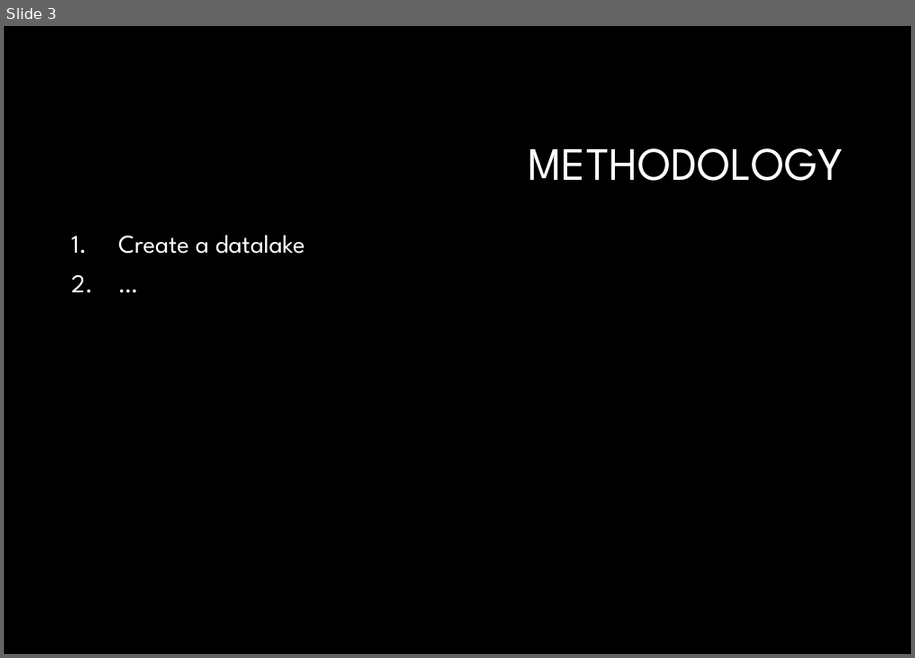
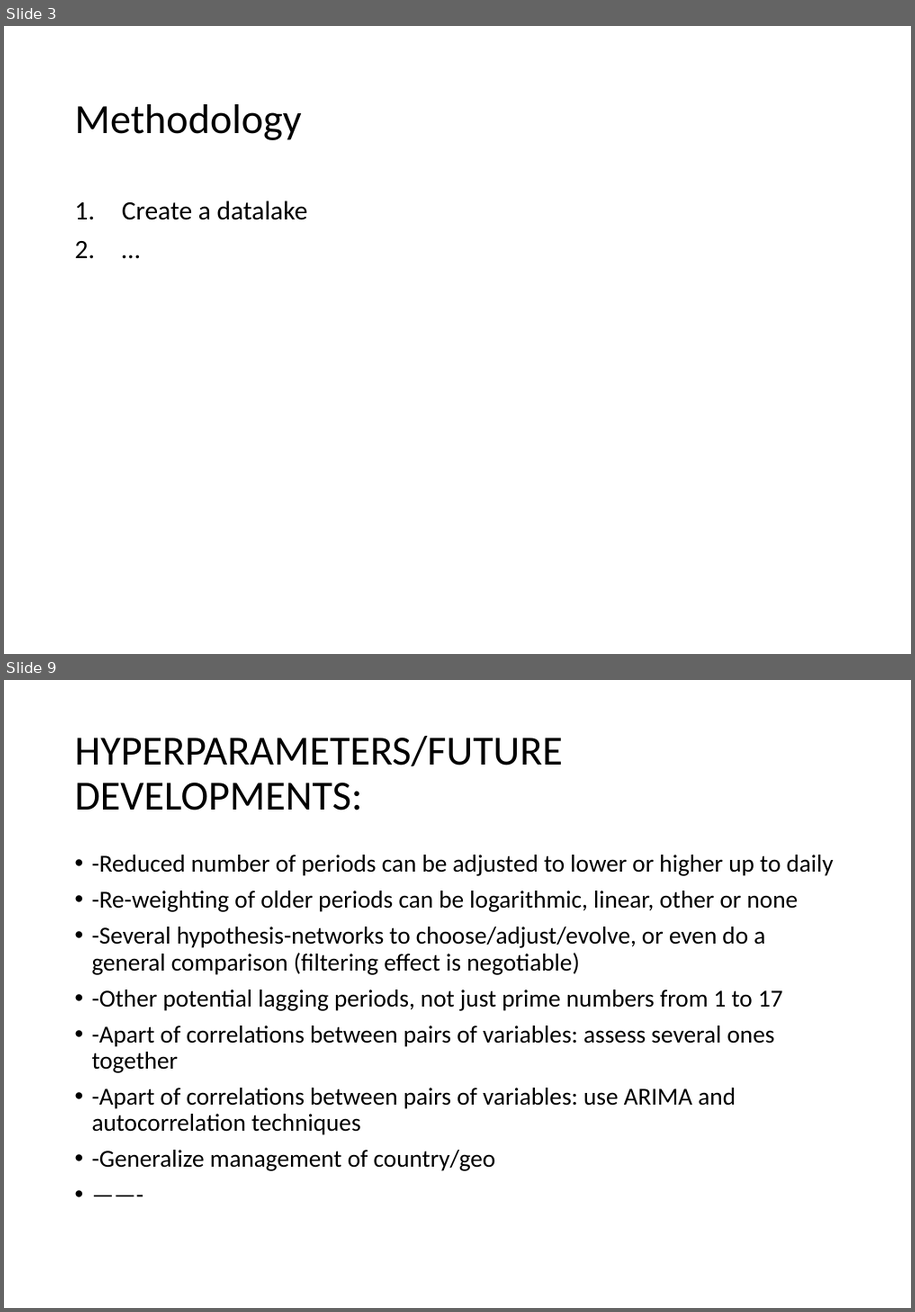
Before and after one commit to databellum-ai/climatrade, a slide deck: docs/climatrade.pptx. Shown one above the other, each under a label of ours: slide 3 before the commit, slides 3 and 9 after it; the slides between them are not shown. The pictures are 915x658 and 915x1312 pixels, drawn with LibreOffice and Linux fonts; fonts in the diff are those of the drawing; background and template pictures are left out. Boxes give left, top, right and bottom in pixels: in the first picture for what was removed or moved away, otherwise in the second. Text is boxed around its words. In the diff, an @@ line names an element or a change of style, - is before the commit and + after.

```diff
--- a/docs/climatrade.pptx
+++ b/docs/climatrade.pptx
@@ slide 9 added at <box>4,680,911,1308</box>, background #FFFFFF @@
@@ title added at <box>75,736,563,810</box>, 35.8 pt, text #000000 @@
+HYPERPARAMETERS/FUTURE DEVELOPMENTS:
@@ text added at <box>92,855,834,1171</box>, 21 pt, text #000000 @@
+• -Reduced number of periods can be adjusted to lower or higher up to daily
+• -Re-weighting of older periods can be logarithmic, linear, other or none
+• -Several hypothesis-networks to choose/adjust/evolve, or even do a general comparison (filtering effect is negotiable)
+• -Other potential lagging periods, not just prime numbers from 1 to 17
+• -Apart of correlations between pairs of variables: assess several ones together
+• -Apart of correlations between pairs of variables: use ARIMA and autocorrelation techniques
+• -Generalize management of country/geo
+• ——-
@@ slide 3 changed as well @@
@@ background #000000 to #FFFFFF @@
@@ title at <box>75,104,302,140</box>: text changed; size 40 to 35.8 pt; font League Spartan to Calibri; text colour #FFFFFF to #000000 @@
-METHODOLOGY
+Methodology
@@ text "Create a datalake": place and size @@
-text "Create a datalake" at <box>118,235,306,254</box>
+text "Create a datalake" at <box>122,201,308,220</box>
@@ text "Create a datalake" at <box>122,201,308,220</box>: size 22 to 22.8 pt, font League Spartan to Calibri, text colour #FFFFFF to #000000; less space between paragraphs @@
```
Also in this commit, not shown: 2 other slides changed, 6 other slides added, 2 other files.
